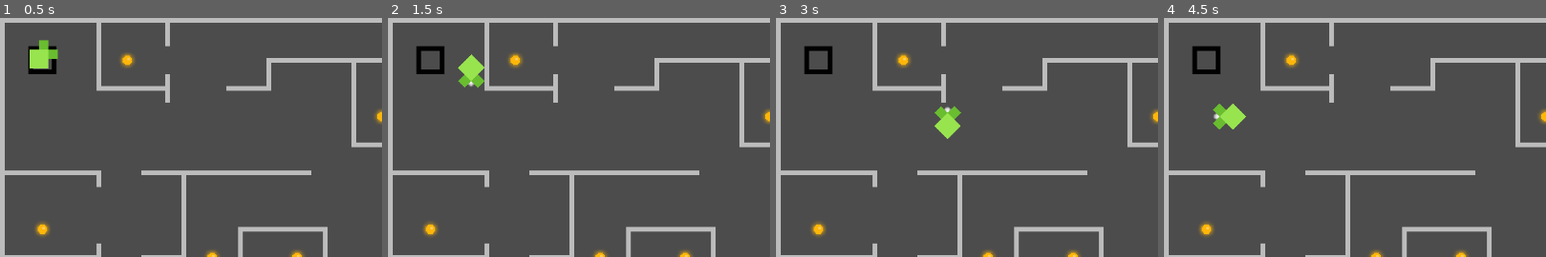
Above: before the commit, frames 1-4 (left to right).
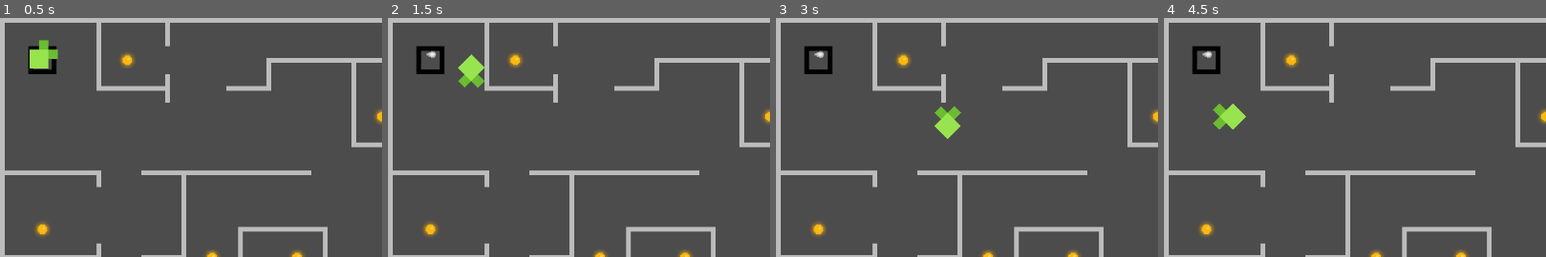
Above: after the commit, the same moments.

Repository: Kowagatte/TDClient
Game: Godot game, scene res://main.tscn
The game is run twice, just before and just after one commit, with the same random seed, the same clock (stepped at 60 frames per second) and the same inputs.
Inputs (mouse positions are % of the whole screen's width and height, from its top left):
- Up to frame 1 (0.5 s): no input
- Up to frame 2 (1.5 s): tap Enter at 0.5 s; move the mouse to (72, 45) at 0.52 s; press the mouse at (72, 45) at 0.53 s; hold D (move_right) 0.53-1.28 s; tap Space at 1.25 s; move the mouse to (30, 55) at 1.27 s; release the mouse at (30, 55) at 1.28 s; hold S (move_down) from 1.28 s (still down); click (30, 55) at 1.35 s
- Up to frame 3 (3 s): move the mouse to (60, 28) at 2.02 s; release S (move_down) at 2.03 s; press the mouse at (60, 28) at 2.03 s; hold D (move_right) 2.03-2.78 s; move the mouse to (45, 70) at 2.77 s; release the mouse at (45, 70) at 2.78 s; hold W (move_up) from 2.78 s (still down); click (45, 70) at 2.85 s
- Up to frame 4 (4.5 s): tap Enter at 3.5 s; move the mouse to (80, 65) at 3.52 s; release W (move_up) at 3.53 s; press the mouse at (80, 65) at 3.53 s; hold A (move_left) from 3.53 s (still down); move the mouse to (20, 35) at 4.27 s; release the mouse at (20, 35) at 4.28 s; click (20, 35) at 4.35 s
The pictures show only the part of the screen within x 0-50%, y 0-50%; the shares and areas given below are measured in that part.

Frame 1 is identical in both runs. In frame 2, less than 0.1% of the frame differs, in the area x 10-23%, y 13-29%; in frame 3, less than 0.1%; in frame 4, less than 0.1%, in the area x 10-15%, y 13-43%.

Commit message:
added collision detection to coins

Diff:
--- a/nodes/Coin.tscn
+++ b/nodes/Coin.tscn
@@ -1,14 +1,17 @@
-[gd_scene load_steps=3 format=2]
+[gd_scene load_steps=4 format=2]
 
 [ext_resource path="res://resources/coin.png" type="Texture" id=1]
+[ext_resource path="res://scripts/coin.gd" type="Script" id=2]
 
 [sub_resource type="CircleShape2D" id=1]
 radius = 11.0454
 
-[node name="StaticBody2D" type="StaticBody2D"]
+[node name="coin" type="Sprite"]
+z_index = -1
+texture = ExtResource( 1 )
+script = ExtResource( 2 )
 
-[node name="CollisionShape2D" type="CollisionShape2D" parent="."]
+[node name="area" type="Area2D" parent="."]
+
+[node name="CollisionShape2D" type="CollisionShape2D" parent="area"]
 shape = SubResource( 1 )
-
-[node name="Sprite" type="Sprite" parent="."]
-texture = ExtResource( 1 )
--- a/nodes/Player.tscn
+++ b/nodes/Player.tscn
@@ -11,3 +11,9 @@
 [node name="CollisionPolygon2D" type="CollisionPolygon2D" parent="."]
 build_mode = 1
 polygon = PoolVector2Array( -8, -24, 8, -24, 8, -8, 24, -8, 24, 8, 8, 8, 8, 24, -24, 24, -24, -8, -8, -8 )
+
+[node name="Area2D" type="Area2D" parent="."]
+
+[node name="CollisionPolygon2D" type="CollisionPolygon2D" parent="Area2D"]
+build_mode = 1
+polygon = PoolVector2Array( -8, -24, 8, -24, 8, -8, 24, -8, 24, 8, 8, 8, 8, 24, -24, 24, -24, -8, -8, -8 )
--- a/scripts/Player.gd
+++ b/scripts/Player.gd
@@ -1,6 +1,7 @@
 extends KinematicBody2D
 
 var move_speed = 200
+var last_velocity = Vector2.ZERO
 var velocity = Vector2(0, 0)
 var rotation_map = [[270, 225, 180], [315, rotation_degrees, 135], [0, 45, 90]]
 
@@ -19,6 +20,7 @@
 
 func _physics_process(_delta):
 	if velocity != Vector2():
+		last_velocity = velocity
 		rotation_degrees = rotation_map[velocity.x+1][velocity.y+1]
 	var _m = move_and_slide(velocity.normalized() * move_speed)
 
@@ -28,7 +30,8 @@
 func _process(_delta):
 
 	if Input.is_action_pressed("shoot"):
-		bullet.shoot(position, velocity)
+		if not bullet.is_physics_processing():
+			bullet.shoot(position, last_velocity)
 
 	if Input.is_action_pressed("move_up"):
 		velocity.y = -1
--- a/scripts/bullet.gd
+++ b/scripts/bullet.gd
@@ -3,10 +3,6 @@
 export var speed = 400
 export var accel = 5
 var direction = Vector2(0, 0)
-
-func hit():
-	visible = false
-	set_process(false)
 
 func shoot(pos, dir):
 	position = pos
@@ -16,10 +12,13 @@
 
 	#rotation_degrees = int(Math.atan2(dir.y, dir.x)*180/Math.PI)
 
-	set_process(true)
+	set_physics_process(true)
 	visible = true
 
 func _physics_process(delta):
 	var c = move_and_collide( direction.normalized() * speed * delta)
 	if c:
-		hit()
+		#var _m = move_and_slide(c.remainder)
+		set_physics_process(false)
+		visible = false
+		#hit()
--- /dev/null
+++ b/scripts/coin.gd
@@ -0,0 +1,14 @@
+extends Sprite
+
+onready var area = get_node("area")
+
+func _ready():
+	var _c = area.connect("area_entered", self, "collided")
+	pass # Replace with function body.
+
+func collided(_entered):
+	print("Coin collided")
+
+# Called every frame. 'delta' is the elapsed time since the previous frame.
+#func _process(delta):
+#	pass
